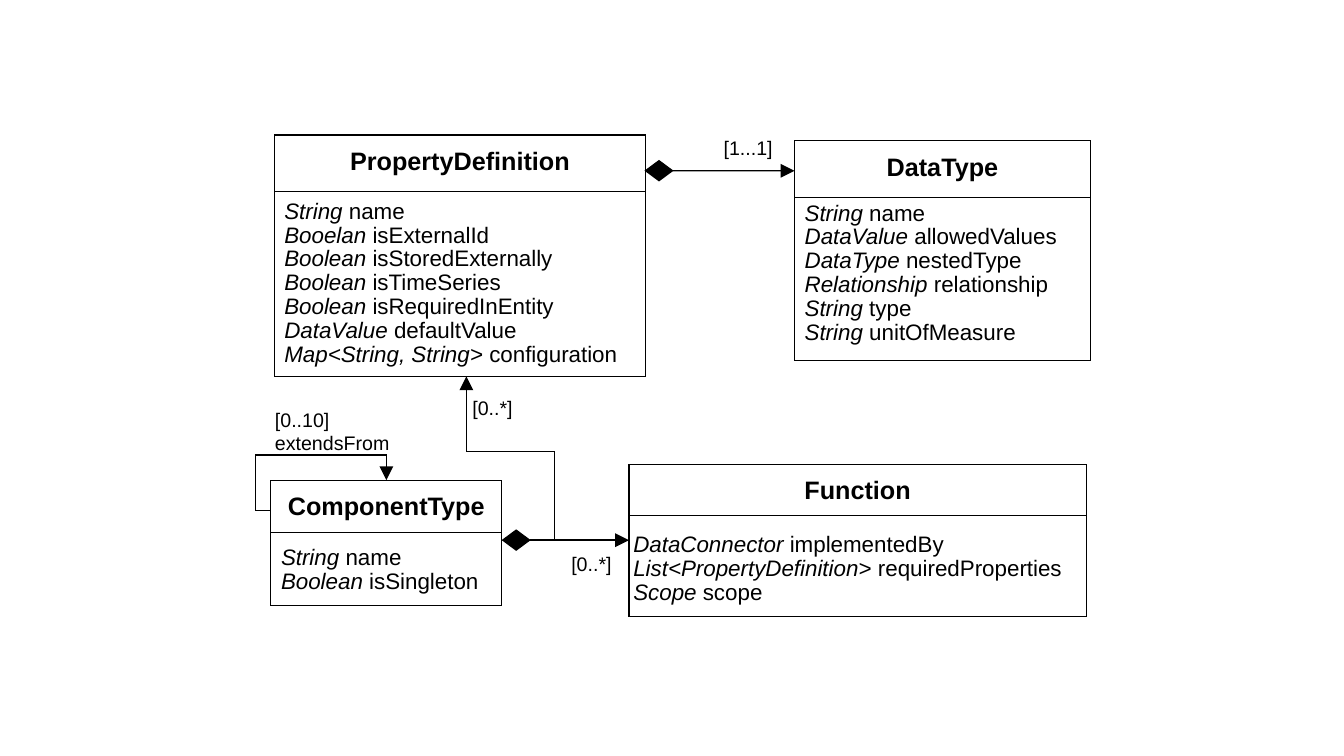
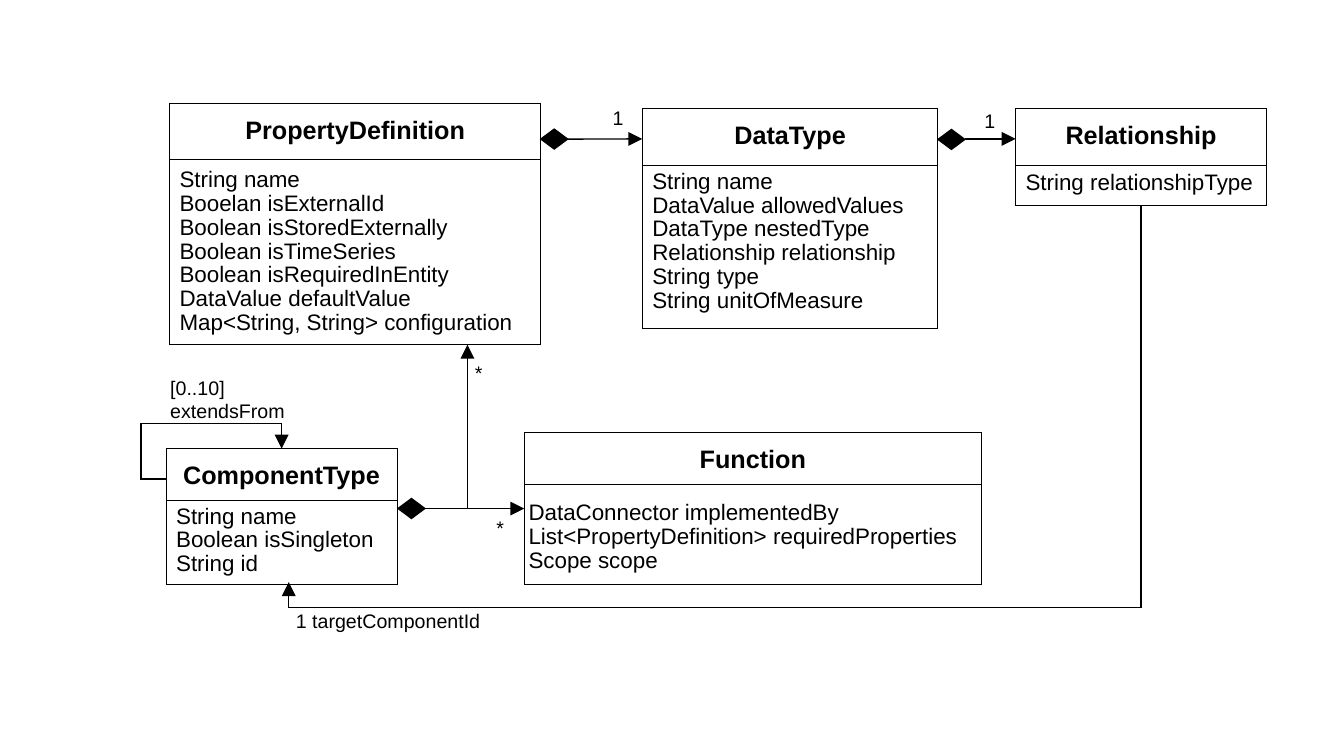
Before and after one commit to derlehner/dt_language_comparison, a slide deck: slide 4 of Figures.pptx. Drawn at 1344x756 pixels with LibreOffice and Linux fonts; fonts in the diff are those of the drawing. Boxes give left, top, right and bottom in pixels: in the first picture for what was removed or moved away, otherwise in the second. Text is boxed around its words. In the diff, an @@ line names an element or a change of style, - is before the commit and + after.

```diff
--- a/Figures.pptx
+++ b/Figures.pptx
@@ text at (x1=613, y1=111, x2=624, y2=125): text changed @@
-[1...1]
+1
@@ rectangle moved from (x1=795, y1=140, x2=1090, y2=360) to (x1=642, y1=109, x2=938, y2=329) @@
@@ text added at (x1=984, y1=114, x2=995, y2=128), 14 pt, text #000000 @@
+1
@@ arrow moved from (673, 170) - (795, 170) to (568, 139) - (642, 139) @@
@@ text "DataType" moved from (x1=887, y1=158, x2=999, y2=181) to (x1=734, y1=126, x2=846, y2=149) @@
@@ diamond added at (x1=938, y1=130, x2=965, y2=150), fill #000000, outline #000000 1 pt @@
@@ arrow added from (965, 139) to (1016, 139), #000000 1 pt @@
@@ text "String name" moved from (x1=284, y1=202, x2=617, y2=367) to (x1=180, y1=170, x2=512, y2=335) @@
@@ text "String name" at (x1=180, y1=170, x2=512, y2=335): italic off in "String", "Booelan", "Boolean", "Boolean" and 3 more places @@
@@ text "String name" moved from (x1=805, y1=204, x2=1056, y2=345) to (x1=652, y1=172, x2=903, y2=313) @@
@@ line moved from (795, 198) - (1091, 198) to (642, 165) - (939, 165) @@
@@ text "String name" at (x1=652, y1=172, x2=903, y2=313): italic off in "String", "DataValue", "DataType", "Relationship" and 2 more places @@
@@ group added at (x1=1016, y1=109, x2=1267, y2=206): 2 texts, 1 rectangle, 1 line @@
+Relationship
+String relationshipType
@@ elbow arrow added from (1141, 206) to (288, 583), #000000 1 pt @@
@@ elbow arrow moved from (529, 540) - (467, 376) to (424, 508) - (468, 345) @@
@@ text at (x1=472, y1=400, x2=512, y2=419): text changed @@
-[0..*]
+*
@@ elbow arrow moved from (271, 510) - (386, 480) to (166, 479) - (281, 449) @@
@@ rectangle resized from (x1=271, y1=480, x2=502, y2=605) to (x1=166, y1=449, x2=397, y2=585) @@
@@ text "String name" moved from (x1=281, y1=548, x2=478, y2=594) to (x1=176, y1=507, x2=373, y2=576) @@
@@ text at (x1=176, y1=507, x2=373, y2=552): italic off in "String", "Boolean" @@
@@ 5 texts, 3 lines, 2 rectangles, 2 diamonds, 1 elbow arrow moved together from (x1=271, y1=135, x2=1087, y2=616) to (x1=166, y1=104, x2=982, y2=585) @@
@@ text "DataConnector implementedBy" at (x1=529, y1=503, x2=957, y2=573): italic off in "DataConnector", "List<PropertyDefinition>", "Scope" @@
@@ text at (x1=176, y1=554, x2=258, y2=576): paragraph added @@
+String id
@@ text at (x1=571, y1=556, x2=611, y2=575): text changed @@
-[0..*]
+*
@@ text added at (x1=296, y1=613, x2=480, y2=632), 14 pt, text #000000 @@
+1 targetComponentId
```
Also in this commit, not shown: 1 slide added.
